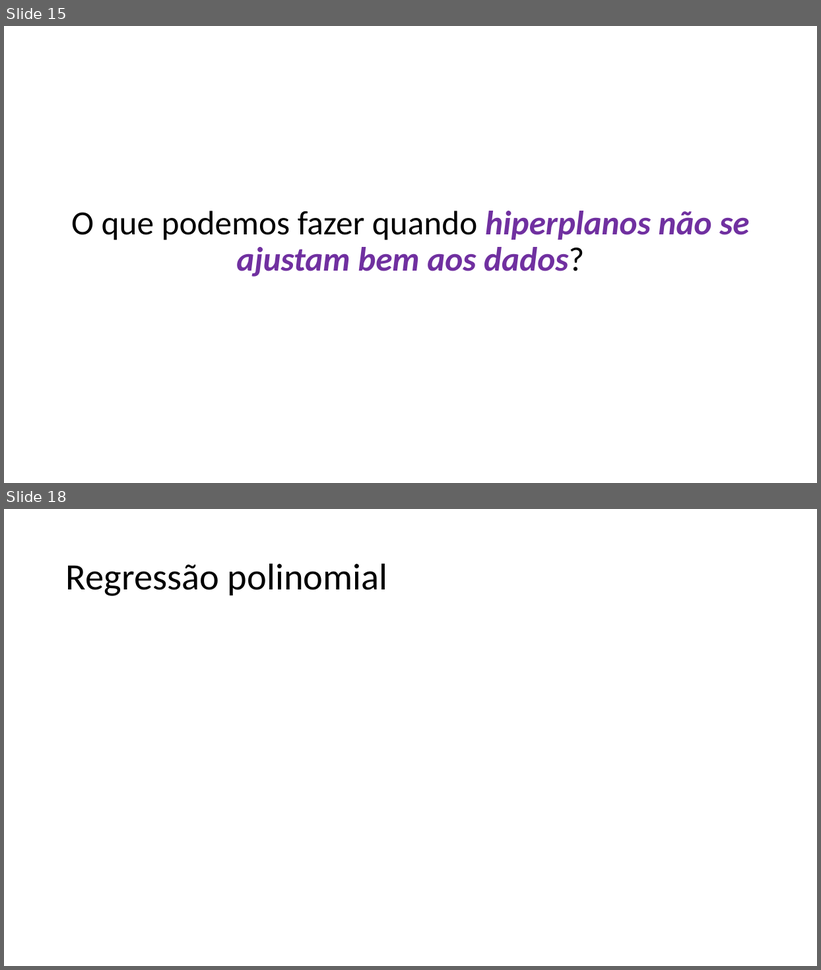
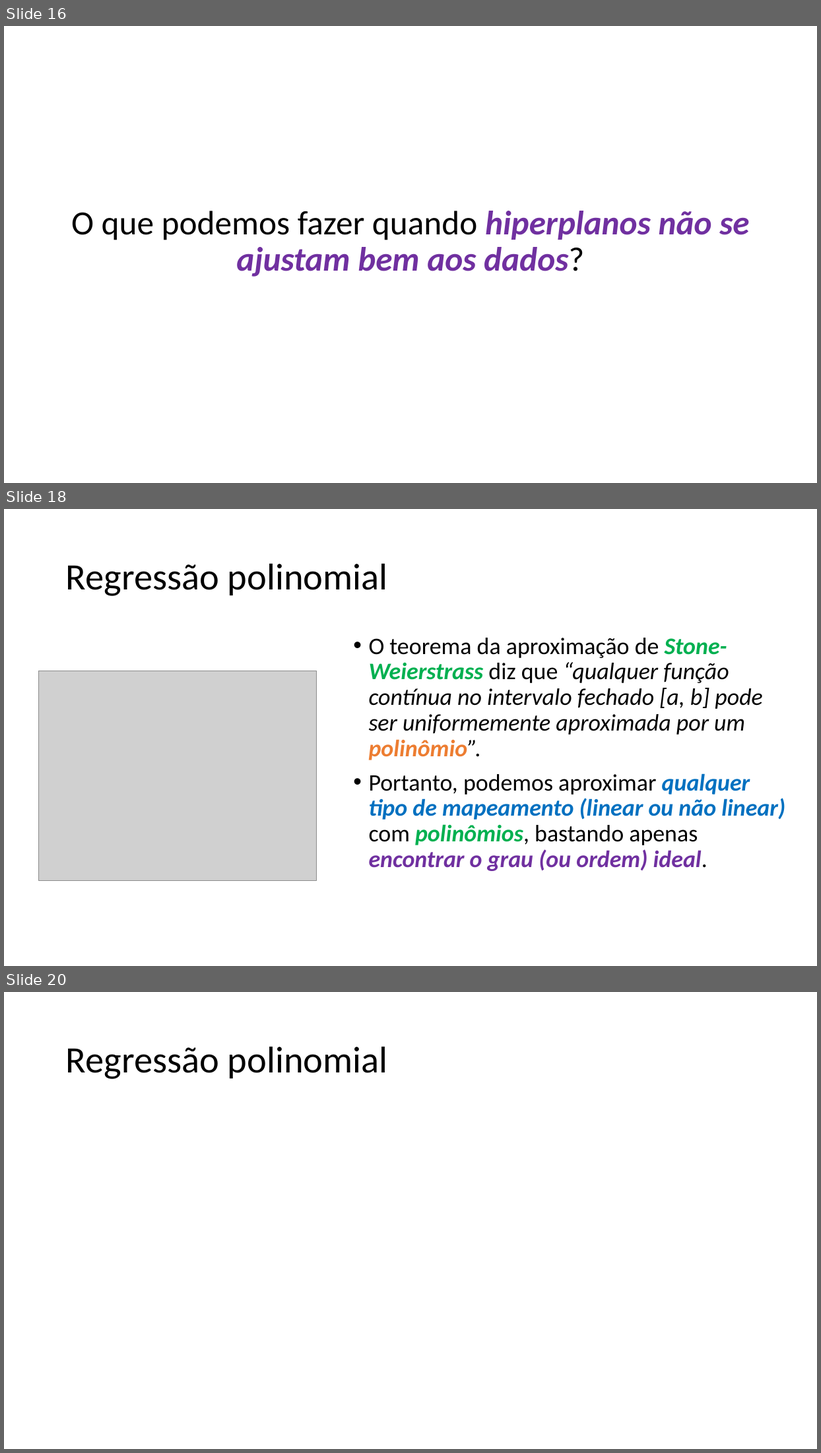
Before and after one commit to zz4fap/t319_aprendizado_de_maquina, a slide deck: slides/T319_Regressão_Linear (Parte IV).pptx. Shown one above the other, each under a label of ours: slides 15 and 18 before the commit, slides 16, 18 and 20 after it; the slides between them are not shown. The pictures are 821x970 and 821x1453 pixels, drawn with LibreOffice and Linux fonts; fonts in the diff are those of the drawing; grey boxes stand for pictures. Boxes give left, top, right and bottom in pixels: in the first picture for what was removed or moved away, otherwise in the second. Text is boxed around its words. In the diff, an @@ line names an element or a change of style, - is before the commit and + after.

```diff
--- a/slides/T319_Regressão_Linear (Parte IV).pptx
+++ b/slides/T319_Regressão_Linear (Parte IV).pptx
@@ slide 18 added at (x1=4, y1=509, x2=817, y2=966), background #FFFFFF @@
@@ title added at (x1=66, y1=563, x2=388, y2=596), 44 pt, text #000000 @@
+Regressão polinomial
@@ text added at (x1=369, y1=638, x2=785, y2=871), 28 pt, text #000000, italic @@
+• O teorema da aproximação de Stone-Weierstrass diz que “qualquer função contínua no intervalo fechado [a, b] pode ser uniformemente aproximada por um polinômio”.
+• Portanto, podemos aproximar qualquer tipo de mapeamento (linear ou não linear) com polinômios, bastando apenas encontrar o grau (ou ordem) ideal.
@@ picture added at (x1=39, y1=671, x2=316, y2=881) @@
@@ what was slide 15 is now slide 16 @@
@@ what was slide 18 is now slide 20 @@
```
Also in this commit, not shown: 7 slides changed, 2 other slides added, 1 slide removed, 2 other files.
